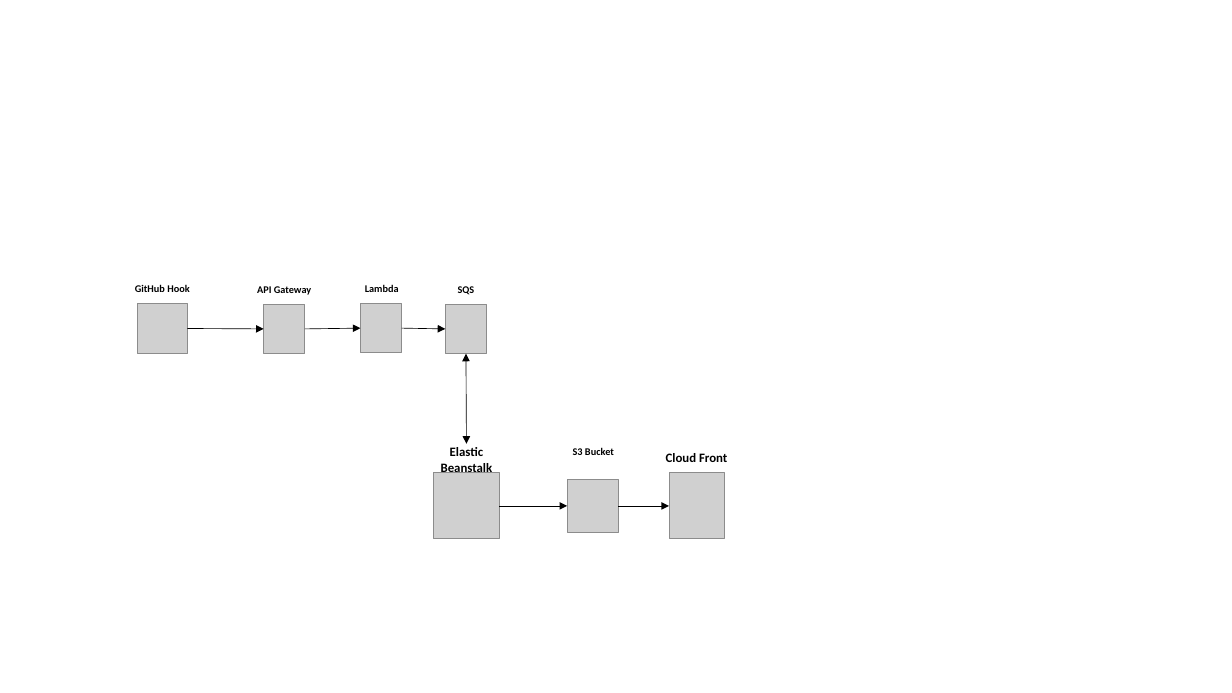
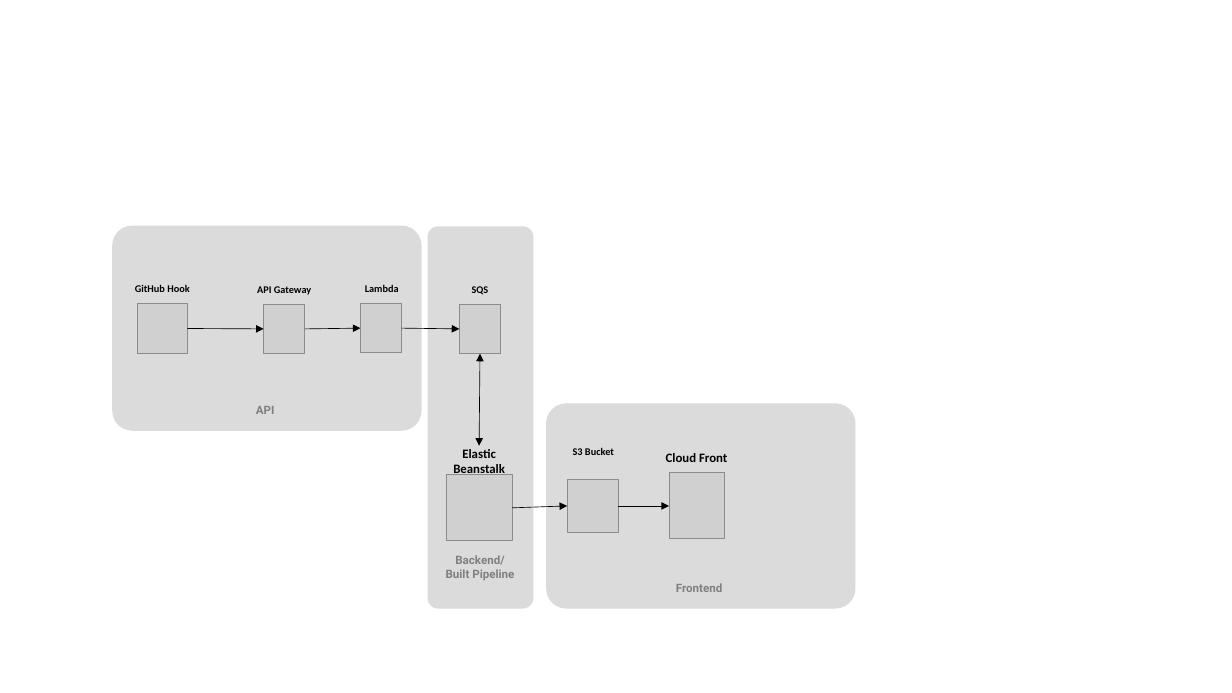
Before and after one commit to michaelwittig/democratree-api, a slide deck: slide 1 of architecture.pptx. Drawn at 1232x693 pixels with LibreOffice and Linux fonts; fonts in the diff are those of the drawing; grey boxes stand for pictures. Boxes give left, top, right and bottom in pixels: in the first picture for what was removed or moved away, otherwise in the second. Text is boxed around its words. In the diff, an @@ line names an element or a change of style, - is before the commit and + after.

```diff
--- a/architecture.pptx
+++ b/architecture.pptx
@@ rounded rectangle added at (112, 226, 421, 431), fill #DBDBDB @@
@@ rounded rectangle added at (428, 226, 533, 609), fill #DBDBDB @@
@@ arrow moved from (402, 328) - (445, 329) to (402, 328) - (459, 329) @@
@@ 2 pictures, 1 text, 1 double arrow: place and size @@
-2 pictures, 1 text, 1 double arrow at (433, 286, 499, 539)
+2 pictures, 1 text, 1 double arrow at (446, 286, 512, 541)
@@ text added at (256, 406, 275, 414), 9 pt, text #808080, bold @@
+API
@@ rounded rectangle added at (546, 403, 856, 608), fill #DBDBDB @@
@@ text "Elastic Beanstalk": place and size @@
-text "Elastic Beanstalk" at (441, 447, 493, 473)
+text "Elastic Beanstalk" at (453, 449, 505, 475)
@@ arrow moved from (500, 506) - (567, 506) to (512, 508) - (567, 506) @@
@@ text added at (446, 555, 514, 580), 9 pt, text #808080, bold @@
+Backend/
+Built Pipeline
@@ text added at (676, 583, 722, 592), 9 pt, text #808080, bold @@
+Frontend
```
Also in this commit, not shown: 1 other file.
